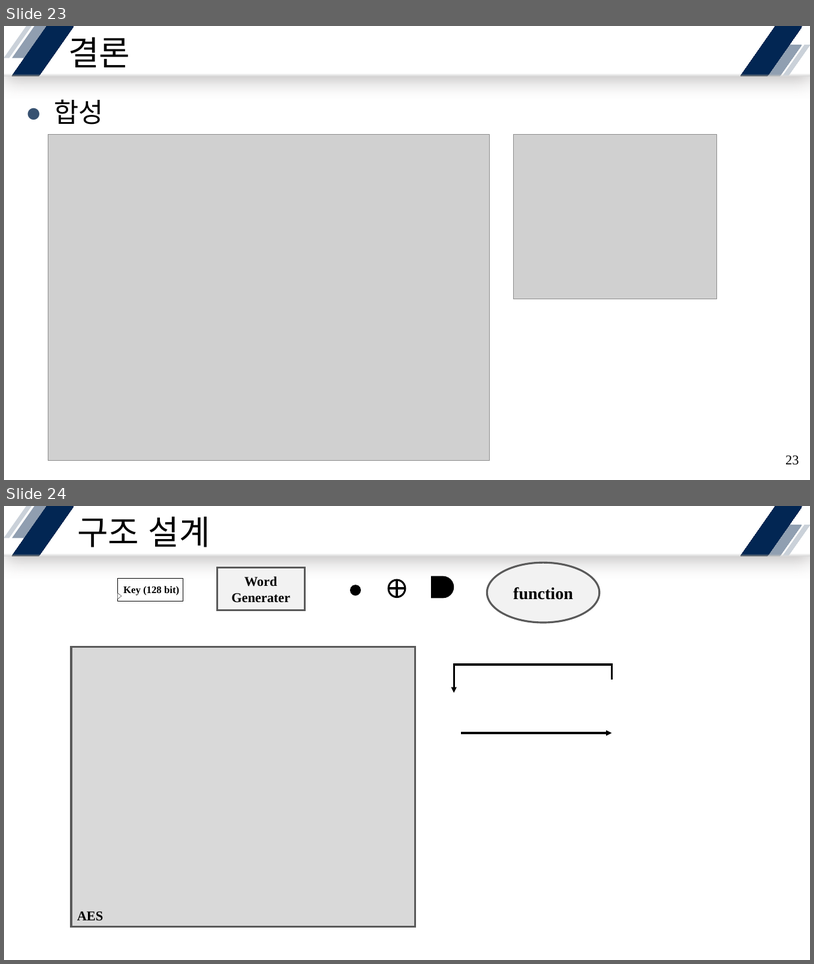
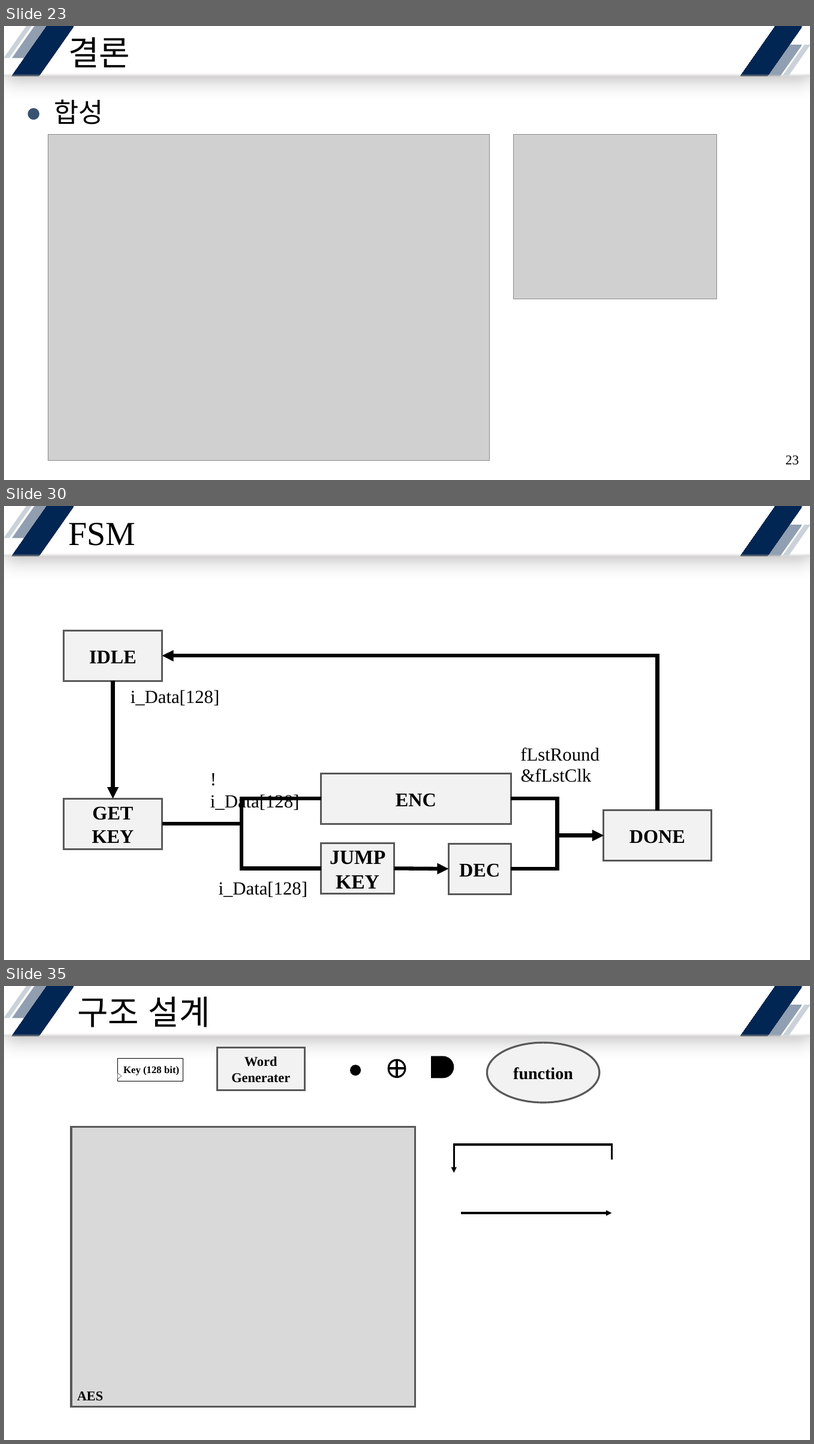
Before and after one commit to yuyu0830/FPGA_AES128, a slide deck: SEED/ref/SEED-128.pptx. Shown one above the other, each under a label of ours: slides 23 and 24 before the commit, slides 23, 30 and 35 after it; the slides between them are not shown. The pictures are 814x964 and 814x1444 pixels, drawn with LibreOffice and Linux fonts; fonts in the diff are those of the drawing; grey boxes stand for pictures. Boxes give left, top, right and bottom in pixels: in the first picture for what was removed or moved away, otherwise in the second. Text is boxed around its words. In the diff, an @@ line names an element or a change of style, - is before the commit and + after.

```diff
--- a/SEED/ref/SEED-128.pptx
+++ b/SEED/ref/SEED-128.pptx
@@ slide 30 added at (x1=4, y1=506, x2=810, y2=960), background #FFFFFF; not listed: 7 template elements that a slide beside it also shows @@
@@ title added at (x1=68, y1=523, x2=135, y2=546), 40 pt, text #000000 @@
+FSM
@@ rectangle added at (x1=64, y1=631, x2=162, y2=681), fill #F2F2F2, outline #595959 2.25 pt, 23 pt, text #000000, bold @@
+IDLE
@@ elbow arrow added from (658, 810) to (162, 655), #000000 4.5 pt @@
@@ arrow added from (113, 681) to (113, 798), #000000 4.5 pt @@
@@ text added at (x1=131, y1=690, x2=220, y2=705), 22 pt, text #000000 @@
+i_Data[128]
@@ text added at (x1=521, y1=747, x2=599, y2=761), 22 pt, text #000000 @@
+fLstRound
@@ rectangle added at (x1=321, y1=774, x2=511, y2=823), fill #F2F2F2, outline #595959 2.25 pt, 23 pt, text #000000, bold @@
+ENC
@@ text added at (x1=521, y1=768, x2=592, y2=782), 22 pt, text #000000 @@
+&fLstClk
@@ rectangle added at (x1=64, y1=798, x2=162, y2=849), fill #F2F2F2, outline #595959 2.25 pt, 23 pt, text #000000, bold @@
+GET
+KEY
@@ elbow line added from (162, 823) to (321, 798), #000000 4.5 pt @@
@@ text added at (x1=210, y1=794, x2=300, y2=811), 22 pt, text #000000 @@
+! i_Data[128]
@@ elbow arrow added from (512, 798) to (604, 835), #000000 4.5 pt @@
@@ rectangle added at (x1=604, y1=810, x2=712, y2=861), fill #F2F2F2, outline #595959 2.25 pt, 23 pt, text #000000, bold @@
+DONE
@@ elbow line added from (162, 823) to (321, 868), #000000 4.5 pt @@
@@ rectangle added at (x1=321, y1=843, x2=394, y2=893), fill #F2F2F2, outline #595959 2.25 pt, 24 pt, text #000000, bold @@
+JUMPKEY
@@ rectangle added at (x1=449, y1=844, x2=511, y2=894), fill #F2F2F2, outline #595959 2.25 pt, 23 pt, text #000000, bold @@
+DEC
@@ elbow arrow added from (512, 868) to (604, 835), #000000 4.5 pt @@
@@ text added at (x1=219, y1=881, x2=308, y2=897), 22 pt, text #000000 @@
+i_Data[128]
@@ arrow added from (395, 868) to (449, 868), #000000 4.5 pt @@
@@ what was slide 24 is now slide 35 @@
```
Also in this commit, not shown: 1 slide changed, 10 other slides added, 15 other files.
